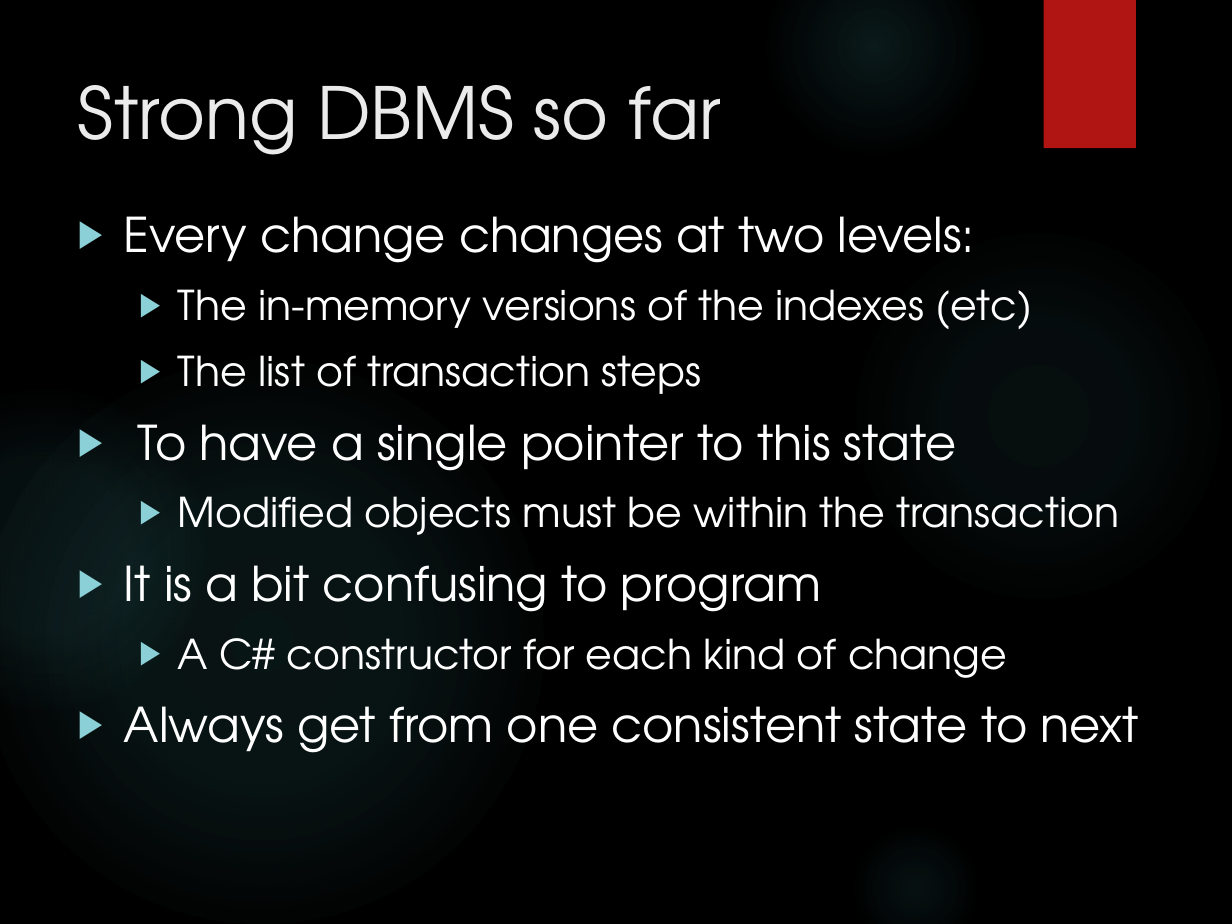
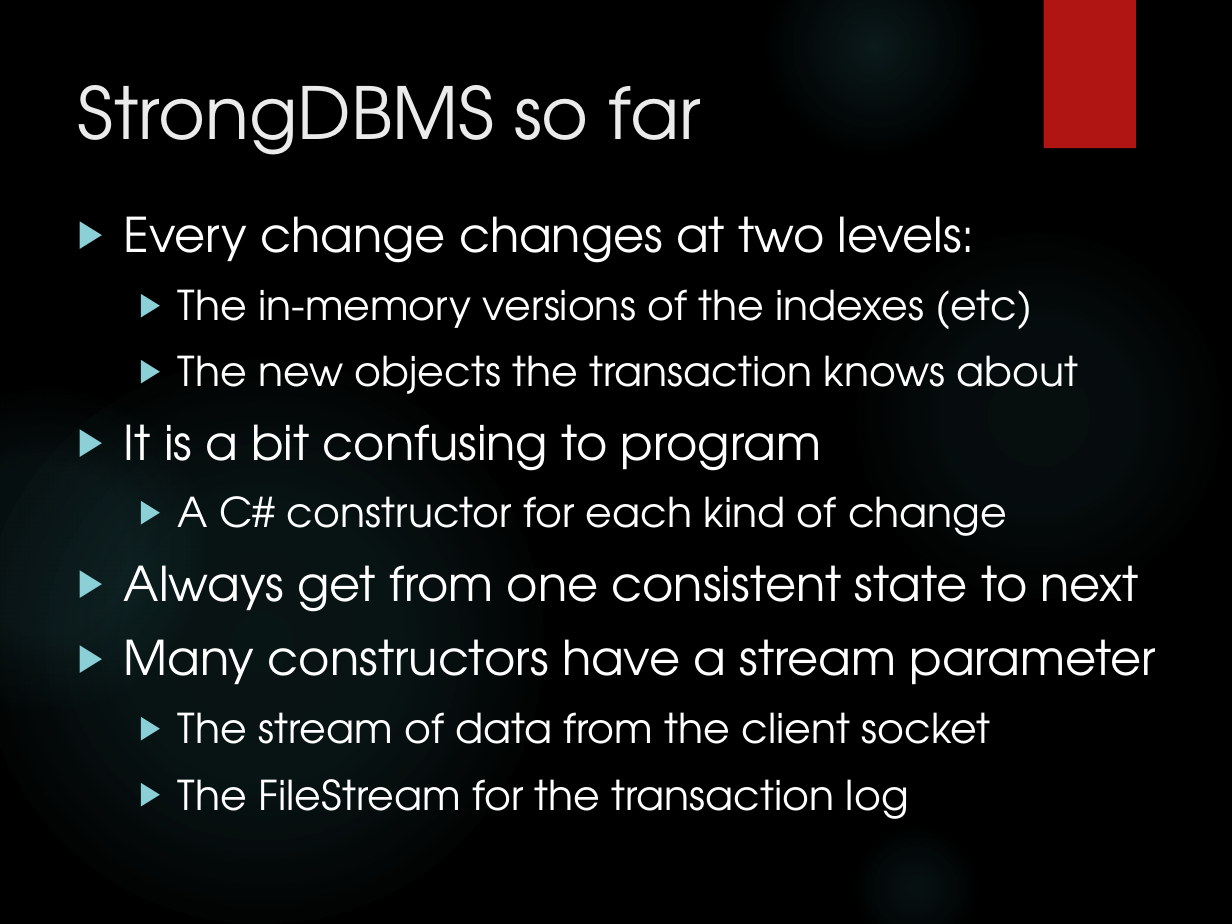
Before and after one commit to MalcolmCrowe/ShareableDataStructures, a slide deck: slide 13 of Shareable Data Structures.pptx. Drawn at 1232x924 pixels with LibreOffice and Linux fonts; fonts in the diff are those of the drawing; background and template pictures are left out. Boxes give left, top, right and bottom in pixels: in the first picture for what was removed or moved away, otherwise in the second. Text is boxed around its words. In the diff, an @@ line names an element or a change of style, - is before the commit and + after.

```diff
--- a/Shareable Data Structures.pptx
+++ b/Shareable Data Structures.pptx
@@ title at [78, 85, 701, 155]: spaces changed @@
-Strong DBMS so far
+StrongDBMS so far
@@ text at [178, 355, 1079, 394]: text changed @@
-  ▶ The list of transaction steps
-▶ To have a single pointer to this state
-  ▶ Modified objects must be within the transaction
+  ▶ The new objects the transaction knows about
@@ text at [124, 639, 1155, 819]: paragraphs added @@
+▶ Many constructors have a stream parameter
+  ▶ The stream of data from the client socket
+  ▶ The FileStream for the transaction log
```
Also in this commit, not shown: 6 other slides changed, 38 other files.
